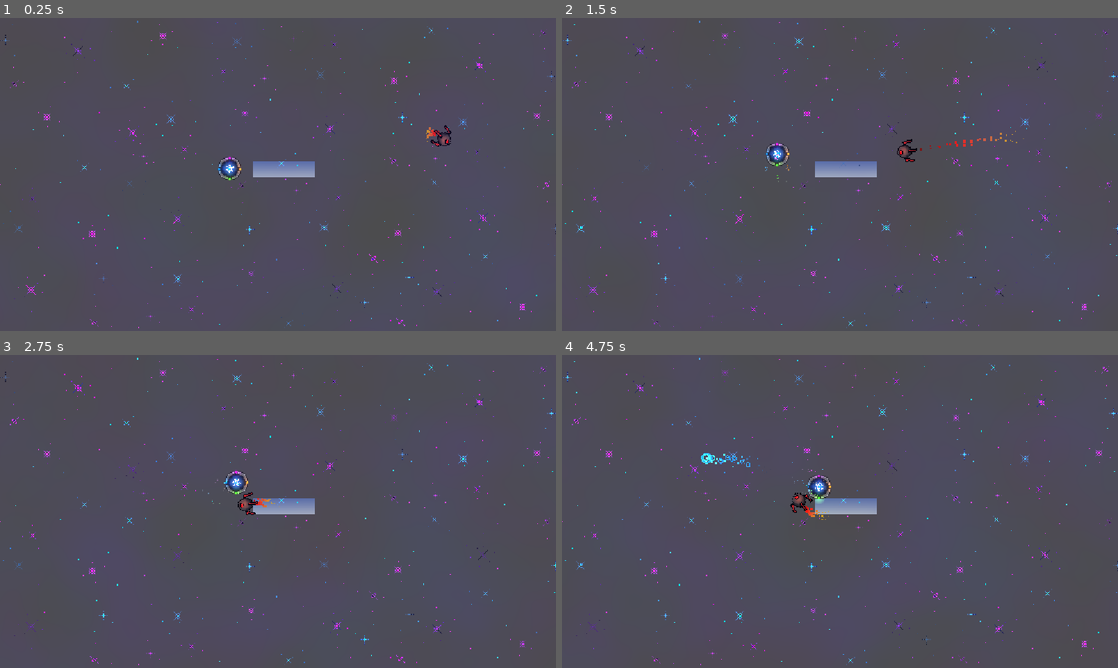
Above: before the commit, frames 1-4 (two rows, left to right).
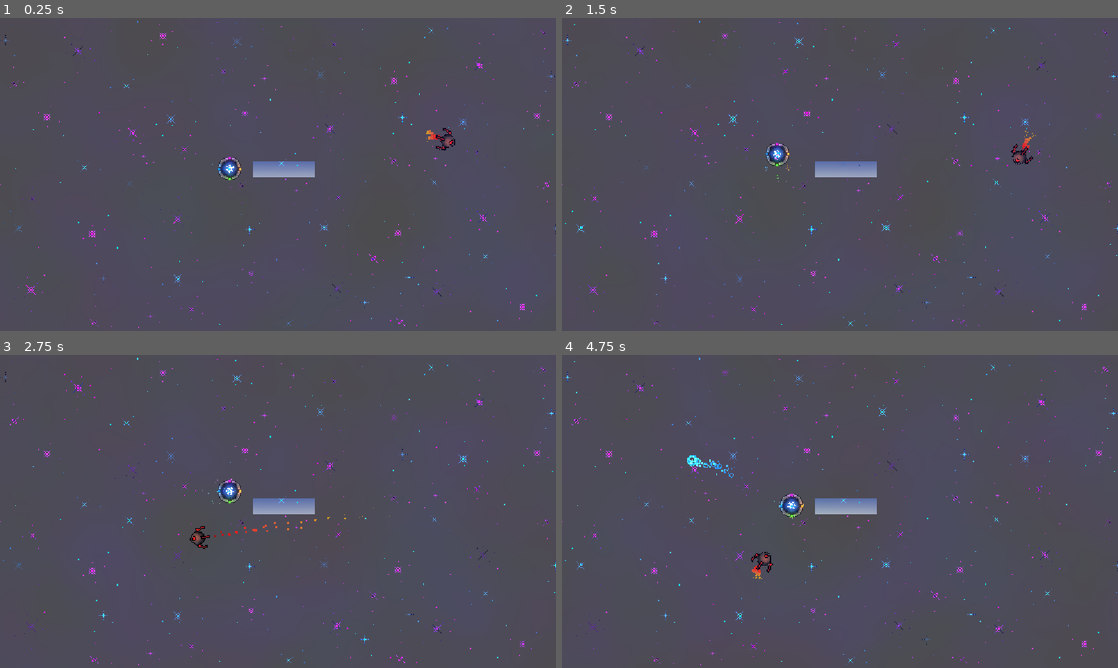
Above: after the commit, the same moments.

Repository: eee12342/New-Game
Game: Godot game, scene res://scenes/main.tscn
Same seed, same stepped clock (60 frames per second), same inputs: the game is played once before the commit and once after it.
Inputs (mouse positions are in pixels of both pictures, inside the frame that each line leads up to):
- Up to frame 1 (0.25 s): no input
- Up to frame 2 (1.5 s): move the mouse to (962, 158) at 0.52 s; tap A (colour1) at 0.6 s; move the mouse to (728, 190) at 1.27 s; tap W (colour2) at 1.35 s
- Up to frame 3 (2.75 s): move the mouse to (333, 442) at 2.02 s; tap D (colour3) at 2.1 s
- Up to frame 4 (4.75 s): move the mouse to (812, 574) at 2.77 s; tap S (colour4) at 2.85 s; move the mouse to (1006, 558) at 3.52 s; hold Shift (colour_change_mode) 3.53-4.28 s; move the mouse to (673, 464) at 4.27 s; click (673, 464) at 4.35 s

The runs differ from the first frame. In frame 1, 0.2% of the frame differs, in the area x 76-82%, y 34-43%; in frame 2, 0.3%; in frame 3, 0.7%; in frame 4, 1.0%, in the area x 22-49%, y 31-73%.

Commit message:
Adjust enemy attack behavior
This change updates enemy behavior to improve tracking and attack flow. It increases the raycast range, slows the rotation timing, and adds momentum/rotation tweening during target acquisition. The attack sequence now completes via an explicit `attack_finished()` callback, and the enemy uses `self.queue_free()` when dying for consistency.

Diff:
--- a/scenes/enemy/enemy.gd
+++ b/scenes/enemy/enemy.gd
@@ -27,7 +27,7 @@
 
 func check_dead() -> void:
 	if health <= 0:
-		queue_free()
+		self.queue_free()
 
 
 func _on_damaged(damage: float, body: CharacterBody2D):
--- a/scenes/enemy/enemy1/enemy1.tscn
+++ b/scenes/enemy/enemy1/enemy1.tscn
@@ -81,7 +81,7 @@
 color_ramp = SubResource("Gradient_gwnwj")
 
 [node name="RayCast2D" type="RayCast2D" parent="." unique_id=1293576095]
-target_position = Vector2(200, 0)
+target_position = Vector2(300, 0)
 
 [node name="Pause" type="Timer" parent="." unique_id=14633251]
 wait_time = 2.0
--- a/scenes/enemy/enemy1/enemy_1.gd
+++ b/scenes/enemy/enemy1/enemy_1.gd
@@ -1,7 +1,7 @@
 extends Enemy
 
 
-@export var rotation_speed_seconds: float = 1
+@export var rotation_speed_seconds: float = 2
 
 @onready var pause_timer: Timer = $Pause
 @onready var raycast: RayCast2D = $RayCast2D
@@ -22,6 +22,9 @@
 	var delta = angle_difference(global_rotation, raw_target)
 	target = global_rotation + delta
 
+	var momentum_tween = create_tween()
+	momentum_tween.set_ease(Tween.EASE_OUT)
+	momentum_tween.tween_property(self, "global_position", Vector2(global_position.x + 50, global_position.y + 50), 2)
 	var tween = create_tween()
 	tween.tween_property(self, "global_rotation", target, rotation_speed_seconds)
 	tween.finished.connect(func(): attack())
@@ -36,4 +39,8 @@
 	attack_tween.set_ease(Tween.EASE_IN_OUT)
 	attack_tween.set_trans(Tween.TRANS_CUBIC)
 	attack_tween.tween_property(self, "global_position", to_global(raycast.target_position), 1)
-	attack_tween.finished.connect(func(): pause_timer.start())
+	attack_tween.finished.connect(func(): attack_finished())
+
+
+func attack_finished():
+	finding_player = false
